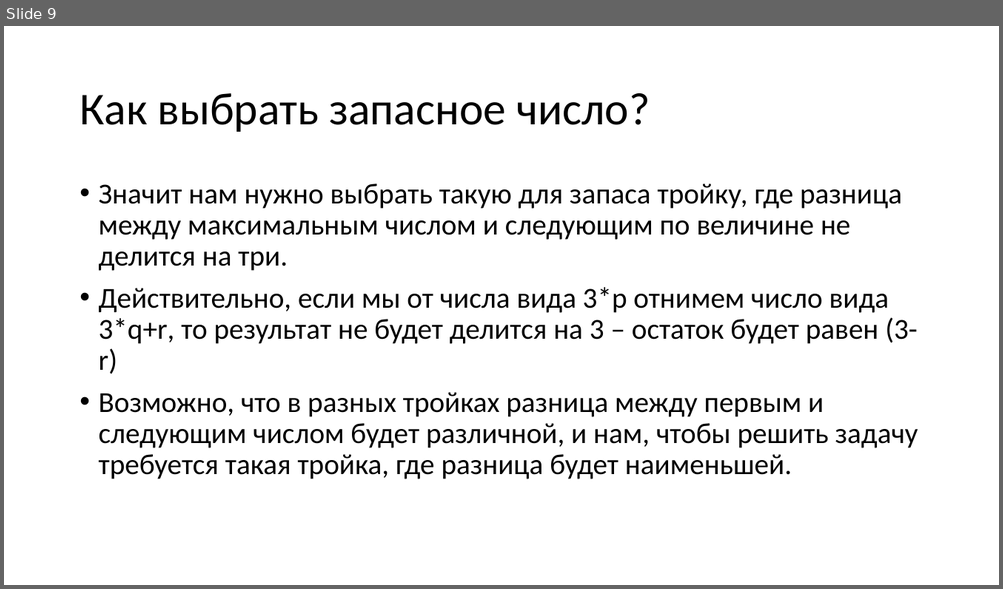
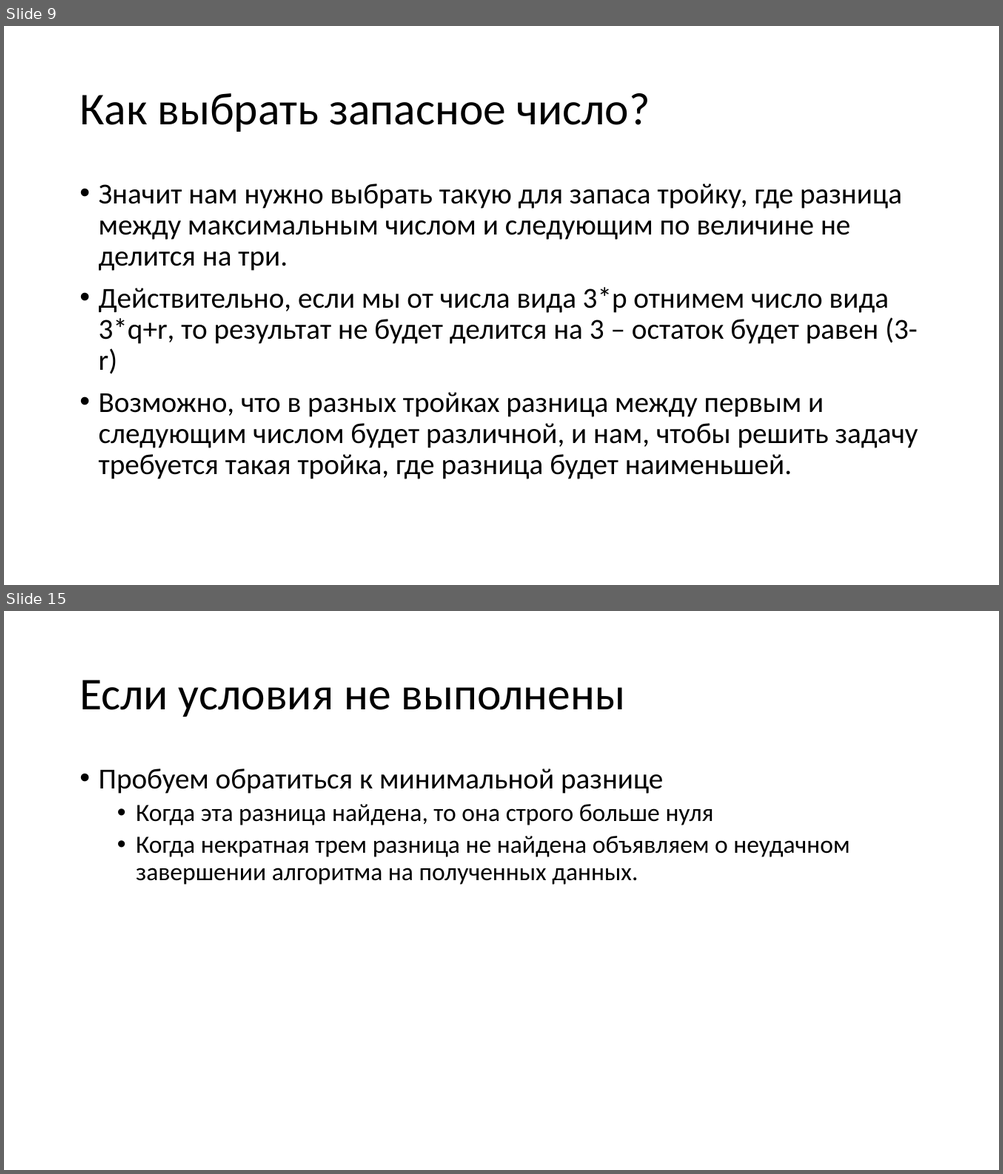
Before and after one commit to Mx-Wolf/usecs, a slide deck: pp/2018-10-01-27-b.pptx. Shown one above the other, each under a label of ours: slide 9 before the commit, slides 9 and 15 after it; the slides between them are not shown. The pictures are 1003x589 and 1003x1174 pixels, drawn with LibreOffice and Linux fonts; fonts in the diff are those of the drawing. Boxes give left, top, right and bottom in pixels: in the first picture for what was removed or moved away, otherwise in the second. Text is boxed around its words. In the diff, an @@ line names an element or a change of style, - is before the commit and + after.

```diff
--- a/pp/2018-10-01-27-b.pptx
+++ b/pp/2018-10-01-27-b.pptx
@@ slide 15 added at bbox=[4, 611, 999, 1170], background #FFFFFF @@
@@ title added at bbox=[79, 680, 626, 717], 44 pt, text #000000 @@
+Если условия не выполнены
@@ text added at bbox=[99, 769, 849, 885], 24 pt, text #000000 @@
+• Пробуем обратиться к минимальной разнице
+  • Когда эта разница найдена, то она строго больше нуля
+  • Когда некратная трем разница не найдена объявляем о неудачном завершении алгоритма на полученных данных.
```
Also in this commit, not shown: 1 slide changed, 4 other slides added, 1 other file.
